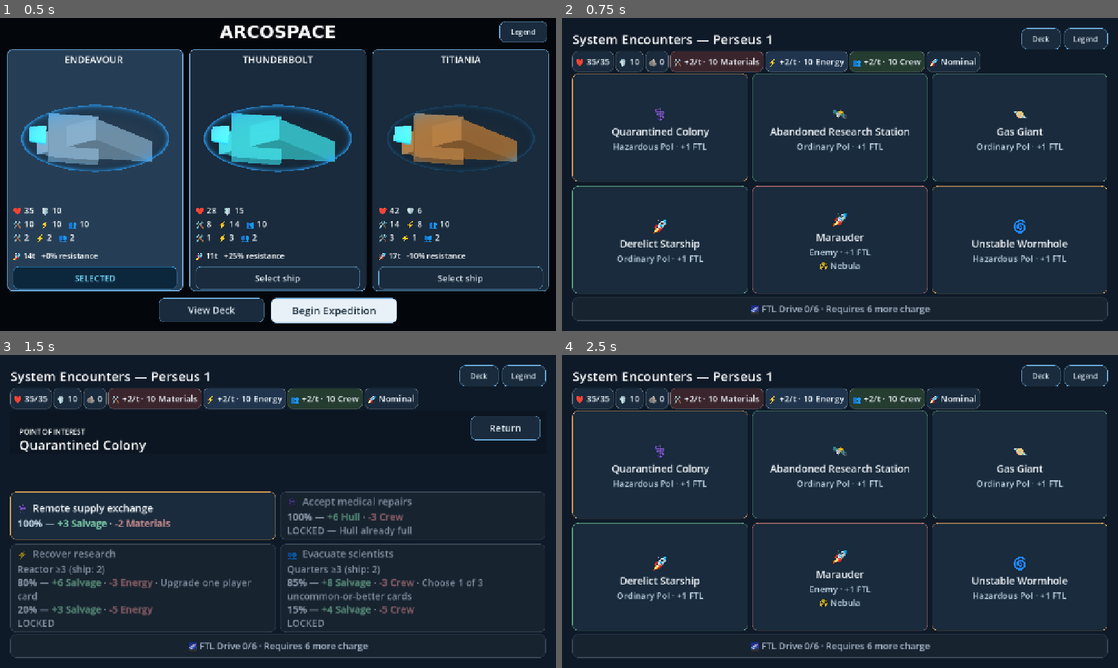
Above: before the commit, frames 1-4 (two rows, left to right).
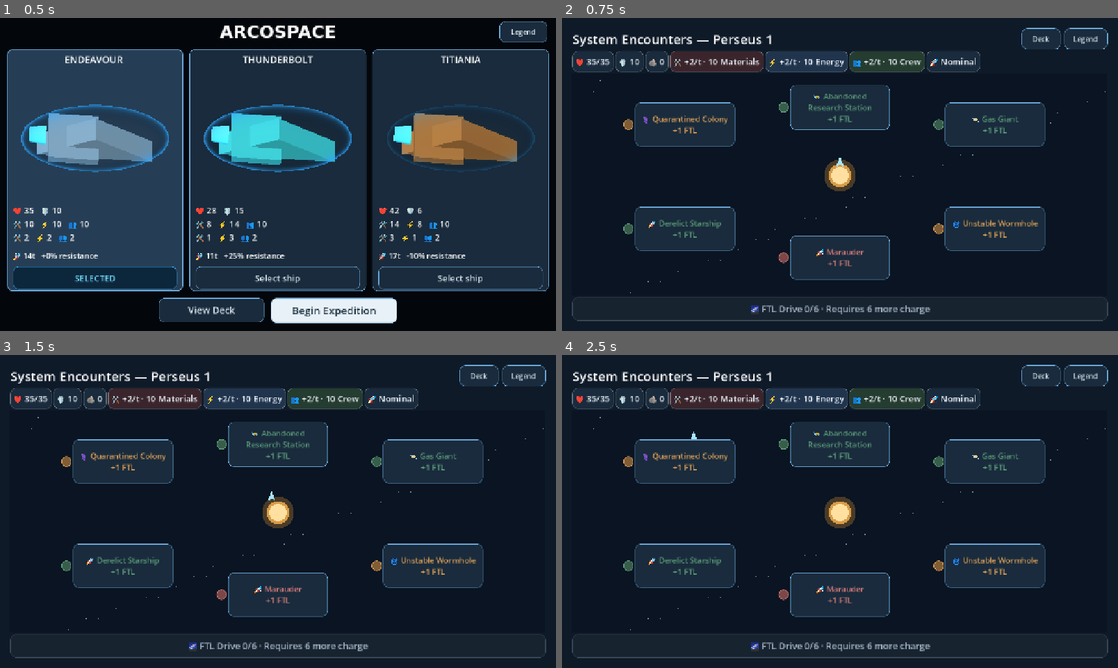
Above: after the commit, the same moments.

Repository: RPGMaster2000/arcospace
Game: Godot game, scene res://scenes/battle_setup.tscn
Two runs of this game, one before a commit and one after it. Both use one fixed random seed, a clock stepped at 60 frames per second and the inputs below.
Inputs (mouse positions are in pixels of both pictures, inside the frame that each line leads up to):
- Up to frame 1 (0.5 s): no input
- Up to frame 2 (0.75 s): click "Begin Expedition" at 0.5 s
- Up to frame 3 (1.5 s): click (122, 461) at 1.25 s, where only the run after the commit has a clickable "⚕️ Quarantined Colony +1 FTL"
- Up to frame 4 (2.5 s): click (1067, 426) at 2 s, where only the run before the commit has a clickable "Return"

Frame 1 is identical in both runs. In frame 2, 53% of the frame differs, in the area x 1-98%, y 17-89%; in frame 3, 20%; in frame 4, 53%.

Commit message:
Add reversible 2D star system navigation prototype

Diff:
--- a/scripts/expedition.gd
+++ b/scripts/expedition.gd
@@ -9,6 +9,12 @@
 const CardGallery = preload("res://scripts/ui/card_gallery.gd")
 var card_gallery: VBoxContainer
 var card_inspector: CanvasLayer
+@export var use_star_map: bool = true
+@export_range(0.1, 2.0, 0.1) var star_map_travel_duration: float = 1.4
+var star_map: Control
+var map_system: int = -1
+var map_destination: int = -1
+
 @export var rules: Resource = preload("res://encounters/expedition_rules.tres")
 ## Optional accessibility preference; bundled emoji render by default on Android.
 @export var text_icons_on_android: bool = false
@@ -207,6 +213,8 @@
 	for child in view.get_children():
 		view.remove_child(child)
 		child.queue_free()
+	star_map = null
+	scroll.vertical_scroll_mode = ScrollContainer.SCROLL_MODE_DISABLED if kind == "system" and use_star_map else ScrollContainer.SCROLL_MODE_AUTO
 	scroll.scroll_vertical = 0
 	ui.show()
 	header.visible = kind == "poi"
@@ -227,6 +235,8 @@
 	jump_button.visible = state.hull > 0
 
 func start_expedition() -> void:
+	map_system = -1
+	map_destination = -1
 	state = State.new()
 	state.start(selected_ship, rules)
 	show_system()
@@ -240,6 +250,9 @@
 	if state.hull <= 0:
 		view.add_child(_label("Expedition ended — your ship was lost.", 26))
 		_button("Select Ship", _exit)
+		return
+	if use_star_map:
+		_show_star_map()
 		return
 	var cards = _grid(3)
 	for index in range(state.encounters.size()):
@@ -258,6 +271,32 @@
 
 	if not state.service.is_empty():
 		_button("Trading Outpost · Service station · No travel FTL · Free to return", visit.bind(state.SERVICE_INDEX))
+
+func _show_star_map() -> void:
+	if map_system != state.system_number:
+		map_system = state.system_number
+		map_destination = -1
+	var entries: Array = []
+	for index in range(state.encounters.size()):
+		var encounter: Dictionary = state.encounters[index]
+		var key: String = "battle" if encounter.kind == "battle" else Presentation.poi_key(encounter.poi)
+		var detail: String = "+%d FTL" % state.encounter_charge(index)
+		if encounter.kind == "battle":
+			key = ["battle", "elite", "boss"][state.enemy_profile(encounter).enemy_rank]
+			if encounter.get("mandatory_boss", false): detail = "Mandatory Boss · " + detail
+		var tooltip: String = detail
+		if encounter.kind == "battle": tooltip += "\n" + State.Modifiers.NAMES[encounter.modifier]
+		entries.append({"index":index, "text":("✓ " if encounter.completed else _icon(key) + " ") + encounter.title + "\n" + ("Completed" if encounter.completed else detail), "tooltip":tooltip, "color":Presentation.COLORS[Presentation.classification(encounter)], "completed":encounter.completed})
+	if not state.service.is_empty():
+		entries.append({"index":state.SERVICE_INDEX, "text":_icon("trading_outpost") + " Trading Outpost\nFree return · 0 FTL", "tooltip":"Independent service station", "color":Color("8fcab7"), "completed":false})
+	star_map = preload("res://scripts/ui/star_map.gd").new()
+	star_map.size_flags_vertical = Control.SIZE_EXPAND_FILL
+	star_map.size_flags_horizontal = Control.SIZE_EXPAND_FILL
+	view.add_child(star_map)
+	star_map.configure(entries, map_destination, star_map_travel_duration)
+	star_map.arrived.connect(func(index: int):
+		map_destination = index
+		visit(index))
 
 func visit(index: int) -> void:
 	if not state.can_visit(index): return
--- /dev/null
+++ b/scripts/ui/star_map.gd
@@ -0,0 +1,77 @@
+extends Control
+# Presentation only. The expedition controller supplies markers and handles arrival.
+signal arrived(index: int)
+const POINTS = [Vector2(.21,.23), Vector2(.5,.15), Vector2(.79,.23), Vector2(.21,.70), Vector2(.5,.83), Vector2(.79,.70)]
+const START = Vector2(.5,.53)
+const SERVICE = Vector2(.90,.46)
+var travel_duration: float = 1.4
+var ship_position: Vector2 = START
+var traveling: bool = false
+var markers: Dictionary = {}
+var tween: Tween
+
+func configure(entries: Array, last_destination: int, duration: float) -> void:
+	travel_duration = duration
+	ship_position = destination(last_destination) if last_destination != -1 else START
+	for entry in entries:
+		var button = Button.new()
+		button.text = entry.text
+		button.tooltip_text = entry.tooltip
+		button.autowrap_mode = TextServer.AUTOWRAP_WORD_SMART
+		button.add_theme_font_override("font", preload("res://assets/fonts/emoji_ui.tres"))
+		button.add_theme_font_size_override("font_size", 18)
+		preload("res://scripts/ui/encounter_presentation.gd").action(button)
+		button.add_theme_color_override("font_color", entry.color)
+		button.disabled = entry.completed
+		button.pressed.connect(travel.bind(entry.index))
+		add_child(button)
+		markers[entry.index] = button
+	resized.connect(_layout)
+	_layout()
+
+func destination(index: int) -> Vector2:
+	return SERVICE if index == -2 else POINTS[index]
+
+func _layout() -> void:
+	var target_size = Vector2(clampf(size.x * .23, 120, 230), clampf(size.y * .20, 64, 100))
+	for index in markers:
+		var button: Button = markers[index]
+		button.size = target_size
+		button.position = destination(index) * size - target_size / 2
+	queue_redraw()
+
+func travel(index: int) -> void:
+	if traveling or not markers.has(index) or markers[index].disabled: return
+	traveling = true
+	for button in markers.values(): button.mouse_filter = Control.MOUSE_FILTER_IGNORE
+	tween = create_tween()
+	tween.tween_method(_move_ship, ship_position, destination(index), travel_duration).set_trans(Tween.TRANS_SINE).set_ease(Tween.EASE_IN_OUT)
+	tween.tween_callback(func(): arrived.emit(index))
+
+func _move_ship(point: Vector2) -> void:
+	ship_position = point
+	queue_redraw()
+
+func _exit_tree() -> void:
+	if tween: tween.kill()
+
+func _draw() -> void:
+	draw_rect(Rect2(Vector2.ZERO, size), Color("0a1422"))
+	for i in range(45):
+		var point = Vector2(fposmod(i * .618 + .04, 1), fposmod(i * .381 + .08, 1)) * size
+		draw_circle(point, 1.2, Color("708399"))
+	var center = size * Vector2(.5,.46)
+	draw_circle(center, 37, Color("493b28"))
+	draw_circle(center, 26, Color("d89c46"))
+	draw_circle(center, 20, Color("ffe0a0"))
+	for index in markers:
+		var button: Button = markers[index]
+		var point: Vector2 = button.position + Vector2(-15, button.size.y / 2)
+		var tint = Color("4a6174") if button.disabled else button.get_theme_color("font_color")
+		if index == -2:
+			draw_rect(Rect2(point - Vector2(8,8), Vector2(16,16)), tint, false, 2)
+		else:
+			draw_circle(point, 11, tint.darkened(.4))
+			draw_arc(point, 11, 0, TAU, 24, tint, 1.5, true)
+	var ship = ship_position * size - Vector2(0, clampf(size.y * .20, 64, 100) / 2 + 16)
+	draw_colored_polygon(PackedVector2Array([ship + Vector2(0,-13), ship + Vector2(-9,10), ship + Vector2(0,5), ship + Vector2(9,10)]), Color("a7e5fa"))
--- a/tests/android_layout_test.gd
+++ b/tests/android_layout_test.gd
@@ -46,6 +46,7 @@
 
 func run() -> void:
 	host = Host.instantiate()
+	host.use_star_map = false # Keep coverage of the preserved grid presentation.
 	host.rules = Rules.duplicate(true)
 	host.rules.log_rolls = false
 	host.rules.debug_seed = 789
--- /dev/null
+++ b/tests/star_map_test.gd
@@ -0,0 +1,88 @@
+extends SceneTree
+var failures: int = 0
+var checks: int = 0
+var host: Control
+func _initialize() -> void: call_deferred("run")
+func check(ok: bool, message: String) -> void:
+	checks += 1
+	if not ok:
+		failures += 1
+		push_error(message)
+func settle() -> void:
+	for i in range(12): await process_frame
+func run() -> void:
+	host = preload("res://scenes/expedition.tscn").instantiate()
+	root.add_child(host)
+	host.star_map_travel_duration = .02
+	host.state.start(0, host.rules, 777)
+	host.state.service = {"kind":"service", "poi":preload("res://encounters/trading_outpost.tres"), "title":"Trading Outpost", "completed":false}
+	for dimensions in [Vector2i(1280,720), Vector2i(1680,720), Vector2i(960,540)]:
+		root.size = dimensions
+		host.show_system()
+		await settle()
+		var map: Control = host.star_map
+		check(map.markers.size() == 6 + int(not host.state.service.is_empty()), "All encounters and independent service")
+		check(map.size.y > 200, "Map fills available height")
+		for index in map.markers:
+			var button: Button = map.markers[index]
+			check(map.get_global_rect().encloses(button.get_global_rect()), "Marker inside map")
+			check(button.size.y >= 64 and button.size.x >= 120, "Touch target")
+			for other in map.markers:
+				if index != other: check(not button.get_global_rect().intersects(map.markers[other].get_global_rect()), "No marker overlap")
+		check(host.scroll.get_v_scroll_bar().max_value <= host.scroll.get_v_scroll_bar().page + 1, "No map scrolling")
+		if DisplayServer.get_name() != "headless":
+			await RenderingServer.frame_post_draw
+			DirAccess.make_dir_recursive_absolute("res://.godot/testlogs")
+			root.get_texture().get_image().save_png("res://.godot/testlogs/star-map-%s.png" % dimensions.x)
+	var map: Control = host.star_map
+	var initial: Vector2 = map.ship_position
+	for pressed in [true, false]:
+		var event = InputEventMouseButton.new()
+		event.position = map.markers[0].get_global_rect().get_center()
+		event.button_index = MOUSE_BUTTON_LEFT
+		event.pressed = pressed
+		root.push_input(event, true)
+	map.travel(1)
+	check(map.traveling and host.view_kind == "system", "Travel starts without opening early")
+	await create_timer(.08).timeout
+	check(host.map_destination == 0 and ((host.view_kind == "preview" and host.view.get_child(0).text.contains(host.state.encounters[0].title)) or host.selected_encounter == 0), "Only first arrival opens correct encounter")
+	host.show_system()
+	await settle()
+	check(host.star_map.ship_position == host.star_map.destination(0) and initial != host.star_map.ship_position, "Return retains ship location")
+	host.state.encounters[0].completed = true
+	host.show_system()
+	check(host.star_map.markers[0].disabled, "Completed destination disabled")
+	var charge: int = host.state.ftl_charge
+	host.star_map.travel(0)
+	check(not host.star_map.traveling and host.state.ftl_charge == charge, "Completed destination cannot reopen or reward")
+	# A free service is separate from the six progression slots and remains revisitable.
+	host.state.service = {"kind":"service", "poi":preload("res://encounters/trading_outpost.tres"), "title":"Trading Outpost", "completed":false}
+	host.show_system()
+	host.star_map.travel(-2)
+	await create_timer(.08).timeout
+	check(host.selected_encounter == -2 and host.state.ftl_charge == charge, "Service arrival has no FTL cost/reward")
+	host.show_system()
+	check(not host.star_map.markers[-2].disabled and host.state.encounters.size() == 6, "Service remains independent and revisitable")
+	host.star_map.travel(1)
+	host.state.ftl_charge = host.state.required_ftl_charge + 3
+	host._jump()
+	await create_timer(.08).timeout
+	check(host.state.ftl_charge == 2 and host.map_destination == -1 and host.view_kind == "system", "Transition cancels old travel, preserves carryover and resets map")
+	# Mandatory Boss gating is still owned by expedition state.
+	while host.state.system_number < 6:
+		host.state.ftl_charge = host.state.required_ftl_charge
+		host._jump()
+	check(host.state.mandatory_boss_pending(), "System six retains mandatory Boss")
+	host.state.ftl_charge = host.state.required_ftl_charge
+	host._jump()
+	check(host.state.system_number == 6, "Map cannot bypass Boss")
+	host.use_star_map = false
+	host.show_system()
+	check(is_instance_valid(host.grid) and host.grid.get_child_count() == 6 and host.star_map == null, "Toggle restores original six-tile grid")
+	host.use_star_map = true
+	host.start_expedition()
+	check(host.map_destination == -1 and host.state.ftl_charge == 0, "New expedition resets position and FTL")
+	host.queue_free()
+	await process_frame
+	print("Star map: %d checks, %d failures" % [checks, failures])
+	quit(1 if failures else 0)
--- a/tests/status_bar_stress_test.gd
+++ b/tests/status_bar_stress_test.gd
@@ -27,6 +27,7 @@
 		root.get_texture().get_image().save_png("res://.godot/testlogs/dark-" + name + ".png")
 func run() -> void:
 	host = load("res://scenes/expedition.tscn").instantiate()
+	host.use_star_map = false # Keep coverage of the preserved grid presentation.
 	host.rules = host.rules.duplicate(true)
 	host.rules.debug_seed = 789
 	host.rules.log_rolls = false
--- a/tests/status_bar_test.gd
+++ b/tests/status_bar_test.gd
@@ -47,6 +47,7 @@
 			if character.unicode_at(0) != 0xfe0f: check(Presentation.EMOJI_FONT.has_char(character.unicode_at(0)), "Bundled glyph " + key)
 		check(Presentation.icon(key, ThemeDB.fallback_font, true).begins_with("["), "Readable forced fallback")
 	var host = load("res://scenes/expedition.tscn").instantiate()
+	host.use_star_map = false # Preserve grid input coverage.
 	host.rules = Rules.duplicate(true)
 	host.rules.log_rolls = false
 	host.rules.debug_seed = 789
Not shown, added: scripts/ui/star_map.gd.uid
Not shown, added: tests/star_map_test.gd.uid
Not shown, changed: .github/workflows/tests.yml
Not shown, changed: docs/ui_layout.md
